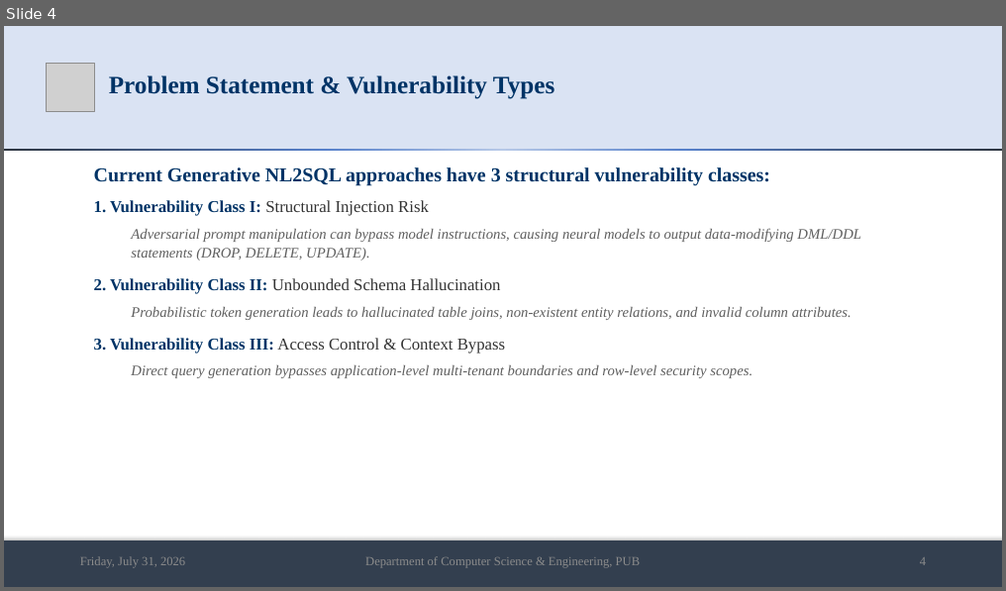
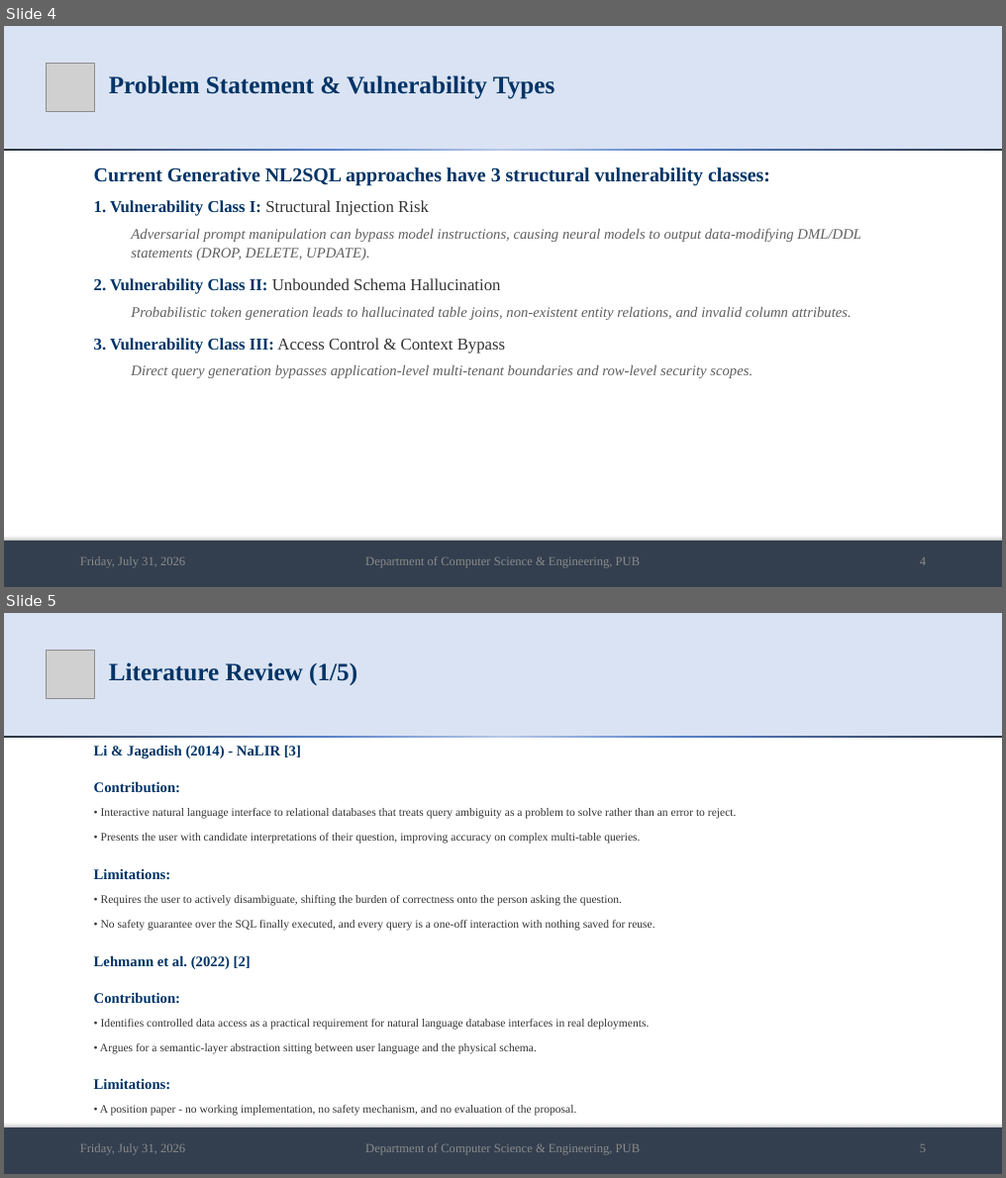
Before and after one commit to md-riaz/AEGIS-Research, a slide deck: docs/scripts/Md_Riaz_Mid_Defense_Final_0322310105101024.pptx. Shown one above the other, each under a label of ours: slide 4 before the commit, slides 4 and 5 after it. The pictures are 1006x591 and 1006x1178 pixels, drawn with LibreOffice and Linux fonts; fonts in the diff are those of the drawing; grey boxes stand for pictures. Boxes give left, top, right and bottom in pixels: in the first picture for what was removed or moved away, otherwise in the second. Text is boxed around its words. In the diff, an @@ line names an element or a change of style, - is before the commit and + after.

```diff
--- a/docs/scripts/Md_Riaz_Mid_Defense_Final_0322310105101024.pptx
+++ b/docs/scripts/Md_Riaz_Mid_Defense_Final_0322310105101024.pptx
@@ slide 5 added at [4,613,1002,1174], background #FFFFFF @@
@@ rectangle added at [4,613,1002,736], fill #DAE3F3 @@
@@ picture added at [46,651,94,698] @@
@@ title added at [109,663,357,685], 24 pt, text #003366, bold @@
+Literature Review (1/5)
@@ rectangle added at [4,736,1002,738], fill gradient #B4C7E7 to #4D79C7 to #222A35 @@
@@ text added at [94,745,737,1116], 11 pt, text #333333 @@
+Li & Jagadish (2014) - NaLIR [3]
+Contribution:
+• Interactive natural language interface to relational databases that treats query ambiguity as a problem to solve rather than an error to reject.
+• Presents the user with candidate interpretations of their question, improving accuracy on complex multi-table queries.
+Limitations:
+• Requires the user to actively disambiguate, shifting the burden of correctness onto the person asking the question.
+• No safety guarantee over the SQL finally executed, and every query is a one-off interaction with nothing saved for reuse.
+Lehmann et al. (2022) [2]
+Contribution:
+• Identifies controlled data access as a practical requirement for natural language database interfaces in real deployments.
+• Argues for a semantic-layer abstraction sitting between user language and the physical schema.
+Limitations:
+• A position paper - no working implementation, no safety mechanism, and no evaluation of the proposal.
@@ rectangle added at [4,1128,1002,1174], fill #333F50 @@
@@ text added at [80,1144,185,1156], 12 pt, text #8C8C8C @@
+Friday, July 31, 2026
@@ text added at [365,1144,640,1156], 12 pt, text #8C8C8C @@
+Department of Computer Science & Engineering, PUB
@@ text added at [920,1145,926,1153], 12 pt, text #8C8C8C @@
+5
```
Also in this commit, not shown: 20 slides changed, 4 other slides added, 2 other files.
